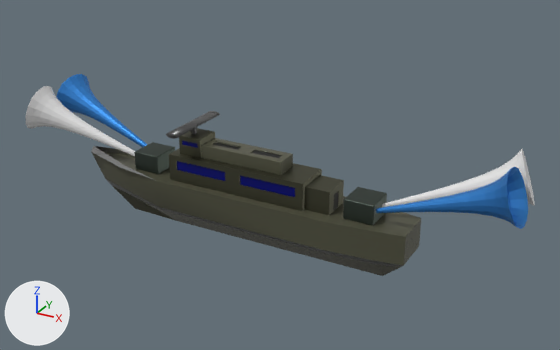
What one commit did to the Blender file modelajes skins/Futbol/barco2x1A.blend.
One viewpoint serves both versions: a 50 mm lens placed at (7.32, -11.82, 7.47), pointed at (0.86, -0.08, 1.6). Arrows for +X, +Y and +Z are at lower left; the lights stay in place.

Names of what the first picture shows: 'Cube.001', 'Cube.002', 'Cube.003', 'Cube.004', 'antena', 'base de antena', 'cabina baja', 'cabina de arriba', 'cañon delantero', 'cañon trasero', 'cuerpo', 'microbasede antena'.
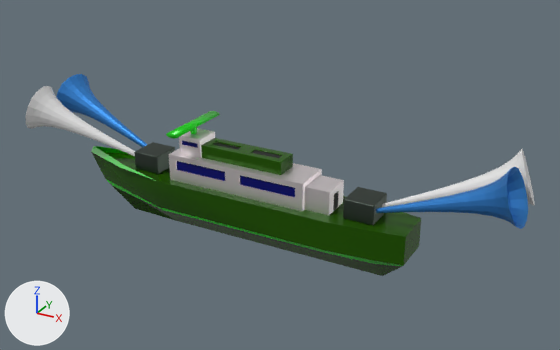
Pixel boxes (x1, y1, x2, y2) of what changed, in the pictures (560 x 350 px):
'cuerpo', recoloured
    both: (91, 146, 421, 276)
'cabina baja', recoloured
    both: (169, 148, 344, 215)
'cabina de arriba', recoloured
    both: (201, 138, 293, 175)
'base de antena', recoloured
    both: (179, 128, 215, 158)
'antena', recoloured (grey to green)
    both: (166, 111, 220, 139)
'microbasede antena', recoloured
    both: (190, 127, 197, 134)

Diff of the bpy script that builds the scene:
```diff
--- a/modelajes skins/Futbol/barco2x1A.blend.py
+++ b/modelajes skins/Futbol/barco2x1A.blend.py
@@ mat_ajj_001 @@
 mat_ajj_001 = principled_material('AJJ.001')
-mat_ajj_001.base_color = (0.112, 0.113, 0.0744)  # dark yellow #5e5e4d
+mat_ajj_001.base_color = (0.0218, 0.113, 0.0)  # dark green #295e00
 mat_ajj_001.metallic = 0.323
@@ mat_la_franja @@
 mat_la_franja = principled_material('la franja')
-mat_la_franja.base_color = (0.115, 0.115, 0.115)  # dark grey #5f5f5f
+mat_la_franja.base_color = (0.000576, 1.0, 0.0)  # green #02ff00
 mat_la_franja.metallic = 0.0787
@@ mat_ajj @@
 mat_ajj = principled_material('AJJ')
-mat_ajj.base_color = (0.112, 0.113, 0.0744)  # dark yellow #5e5e4d
+mat_ajj.base_color = (1.0, 0.926, 0.948)  # white #fff7f9
 mat_ajj.metallic = 0.953
```
